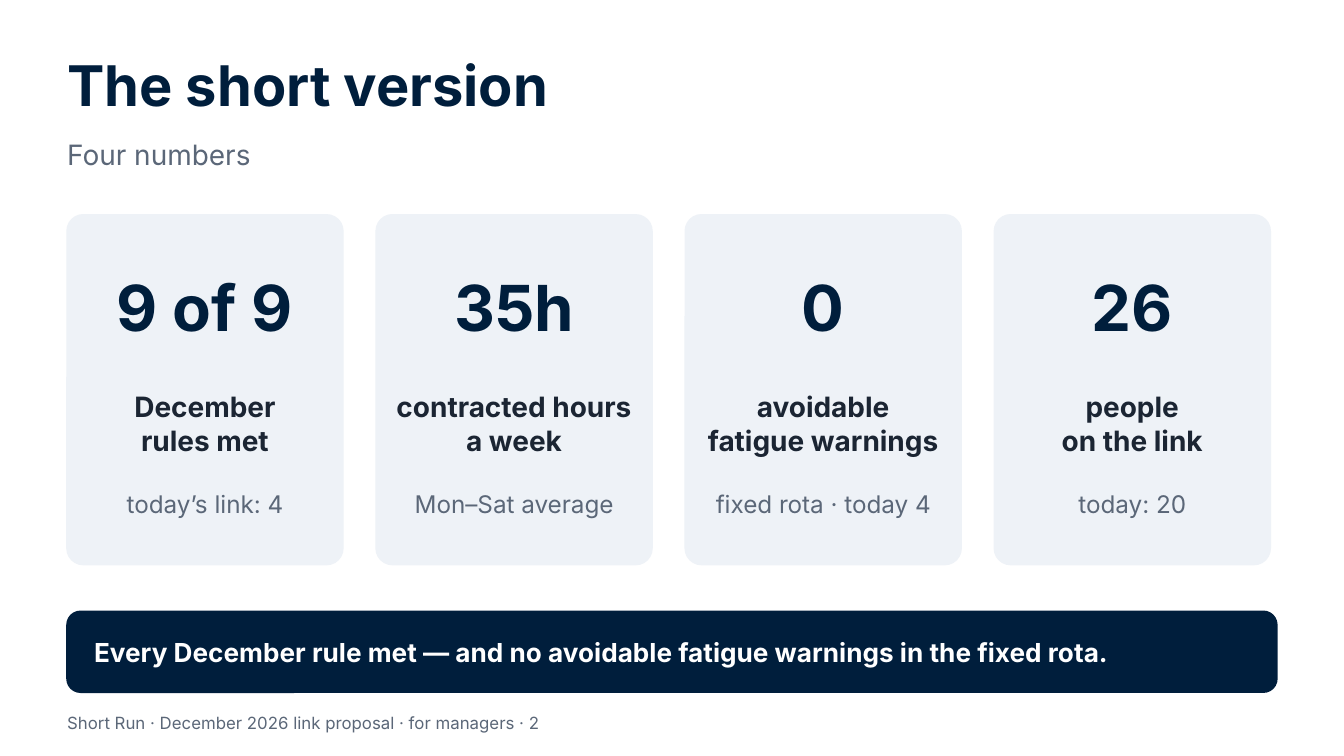
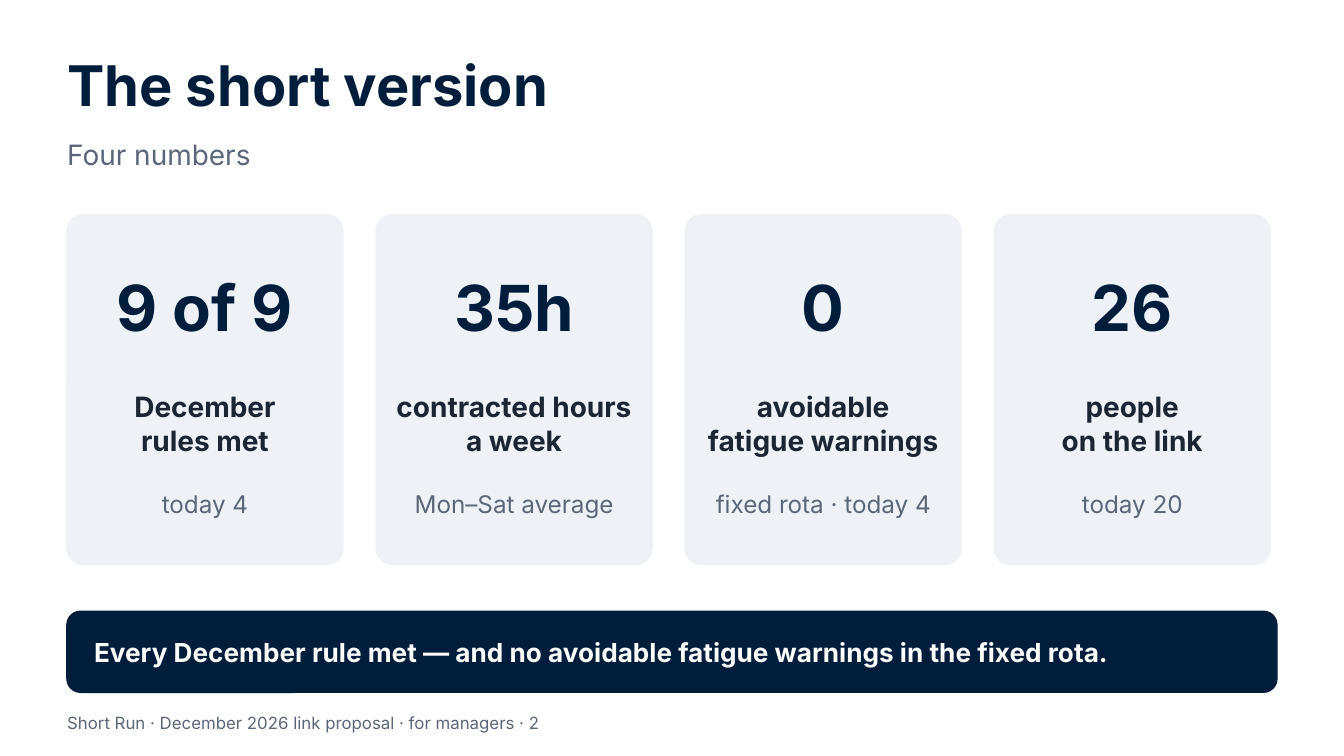
Before and after one commit to Garethdavidmiller/roster-app, a slide deck: slide 2 of docs/links-26/presentations/Short-Run-for-managers.pptx. Drawn at 1344x756 pixels with LibreOffice and Linux fonts; fonts in the diff are those of the drawing. Boxes give left, top, right and bottom in pixels: in the first picture for what was removed or moved away, otherwise in the second. Text is boxed around its words. In the diff, an @@ line names an element or a change of style, - is before the commit and + after.

```diff
--- a/docs/links-26/presentations/Short-Run-for-managers.pptx
+++ b/docs/links-26/presentations/Short-Run-for-managers.pptx
@@ text at (162,495,248,518): text changed @@
-today’s link: 4
+today 4
@@ text at (1082,495,1183,518): text changed @@
-today: 20
+today 20
```
Also in this commit, not shown: 3 other slides changed, 13 other files.
